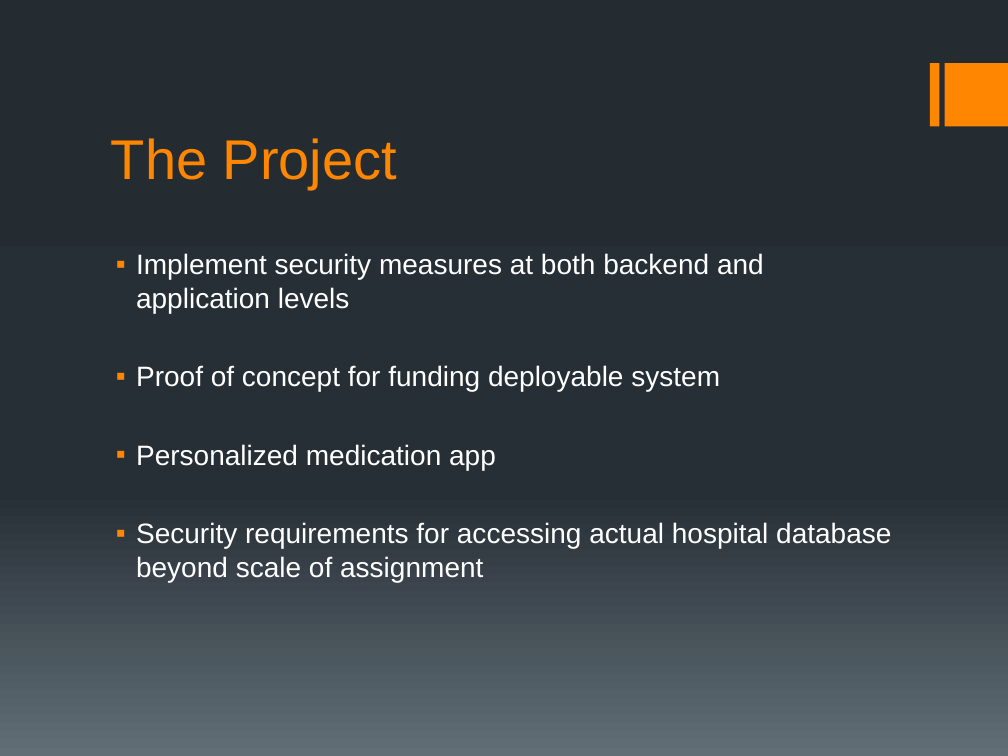
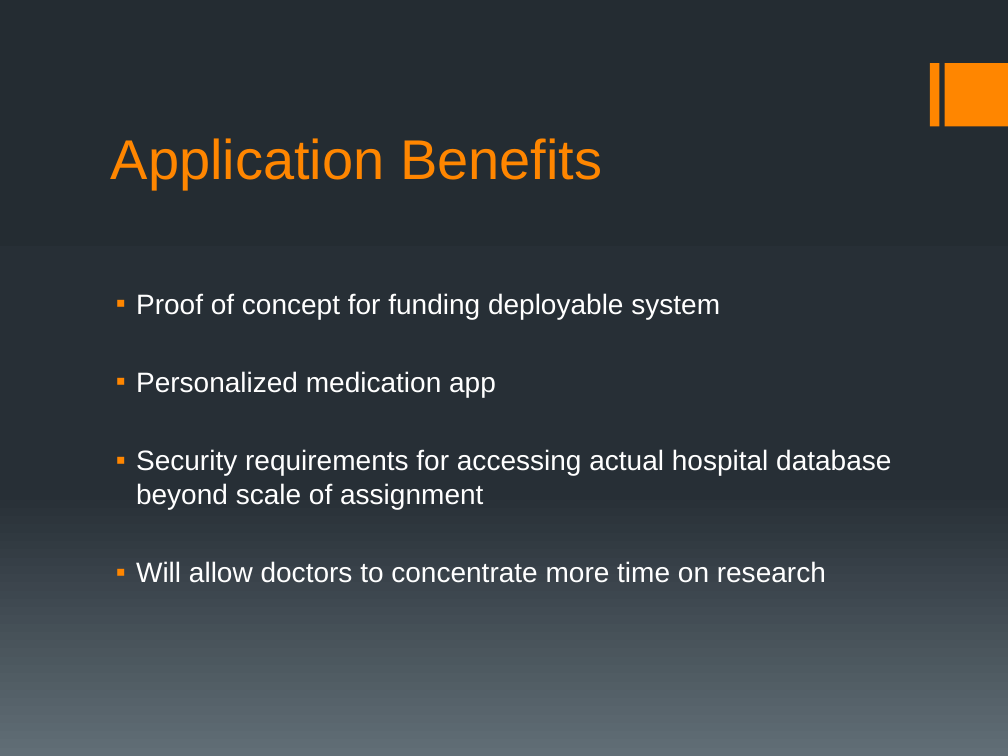
Before and after one commit to ShawnHesch/SAAPI, a slide deck: slide 5 of SAAPI_Walkthrough.pptx. Drawn at 1008x756 pixels with LibreOffice and Linux fonts; fonts in the diff are those of the drawing. Boxes give left, top, right and bottom in pixels: in the first picture for what was removed or moved away, otherwise in the second. Text is boxed around its words. In the diff, an @@ line names an element or a change of style, - is before the commit and + after.

```diff
--- a/SAAPI_Walkthrough.pptx
+++ b/SAAPI_Walkthrough.pptx
@@ title at (x1=111, y1=138, x2=602, y2=189): text changed @@
-The Project
+Application Benefits
@@ text at (x1=136, y1=253, x2=764, y2=313): paragraph removed @@
-▪ Implement security measures at both backend and application levels
@@ text at (x1=136, y1=561, x2=826, y2=583): paragraph added @@
+▪ Will allow doctors to concentrate more time on research
```
Also in this commit, not shown: 2 other slides changed, 5 slides added, 1 slide removed, 1 other file.
